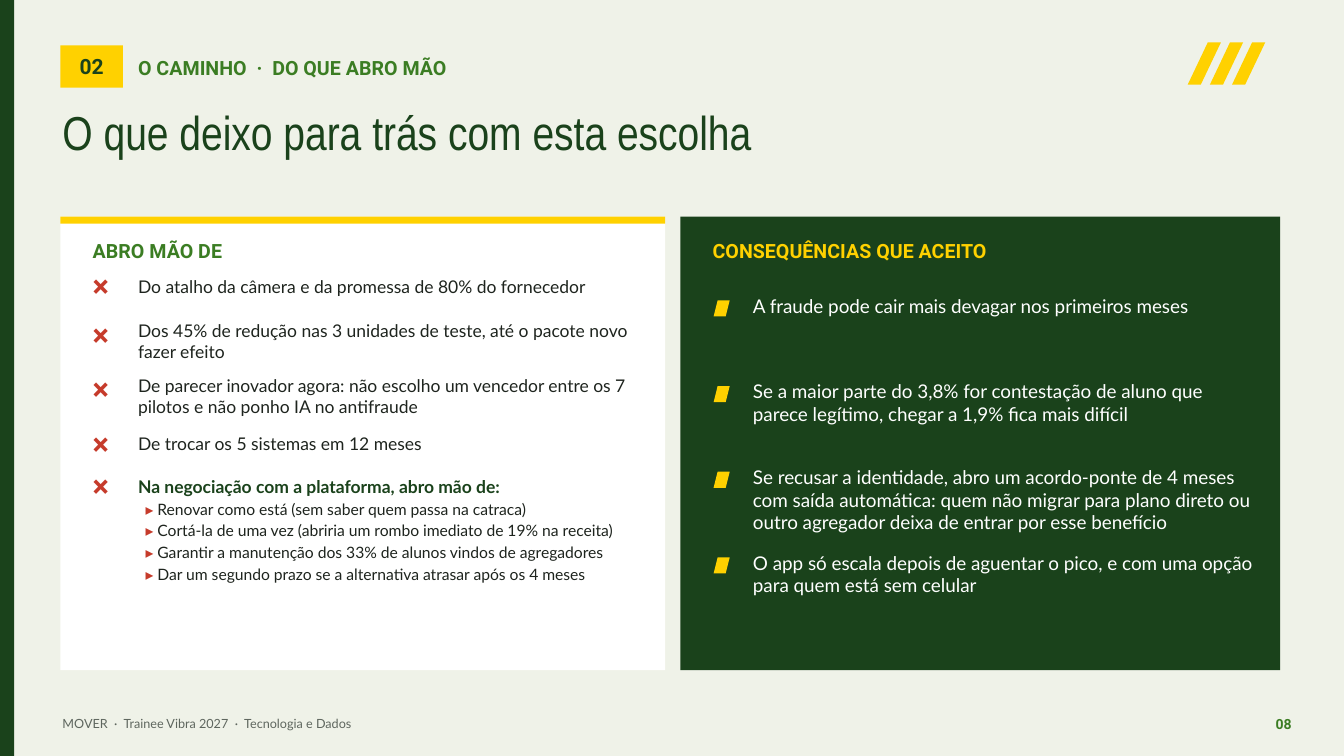
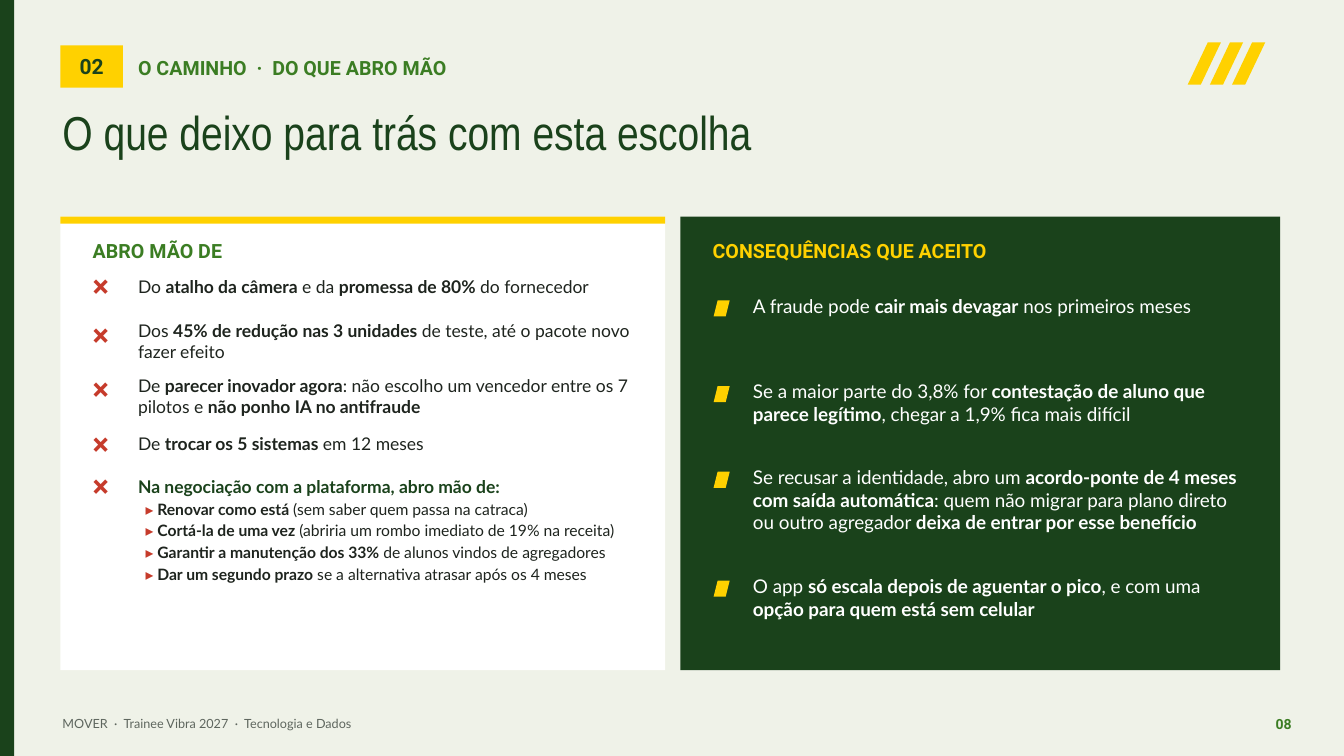
Before and after one commit to kauanchristofaro/Painel-Vibra-MOVER, a slide deck: slide 8 of MOVER_Apresentacao_Trainee_Vibra_v13.pptx. Drawn at 1344x756 pixels with LibreOffice and Linux fonts; fonts in the diff are those of the drawing. Boxes give left, top, right and bottom in pixels: in the first picture for what was removed or moved away, otherwise in the second. Text is boxed around its words. In the diff, an @@ line names an element or a change of style, - is before the commit and + after.

```diff
--- a/MOVER_Apresentacao_Trainee_Vibra_v13.pptx
+++ b/MOVER_Apresentacao_Trainee_Vibra_v13.pptx
@@ text "Do atalho da câmera e ..." at (138, 280, 589, 296): bold on in "atalho da câmera promessa de 80%" @@
@@ text "A fraude pode cair mais ..." at (753, 299, 1191, 317): bold on in "cair mais devagar" @@
@@ text "Dos 45% de redução nas ..." at (138, 324, 629, 358): bold on in "45% de redução nas 3 unidades" @@
@@ text "De parecer inovador agora: não ..." at (138, 379, 628, 416): bold on in "parecer inovador agora: não ponho IA no ..." @@
@@ text "Se a maior parte do ..." at (753, 384, 1205, 425): bold on in "contestação de aluno que parece legítimo," @@
@@ text "De trocar os 5 sistemas ..." at (138, 437, 424, 450): bold on in "trocar os 5 sistemas" @@
@@ text "Se recusar a identidade, abro ..." at (753, 470, 1236, 533): bold on in "acordo-ponte de 4 meses com saída automática: ..." @@
@@ text at (157, 503, 614, 583): bold on in "Renovar como está", "Cortá-la de uma vez", "Garantir a manutenção dos 33%", "Dar um segundo prazo" @@
@@ parallelogram: place and size @@
-parallelogram at (714, 558, 730, 574)
+parallelogram at (714, 581, 730, 597)
@@ text "O app só escala depois ...": place and size @@
-text "O app só escala depois ..." at (753, 556, 1252, 596)
+text "O app só escala depois ..." at (753, 579, 1200, 620)
@@ text "O app só escala depois ..." at (753, 579, 1200, 620): bold on in "só escala depois de aguentar o pico, ..." @@
```
Also in this commit, not shown: 13 other slides changed.
